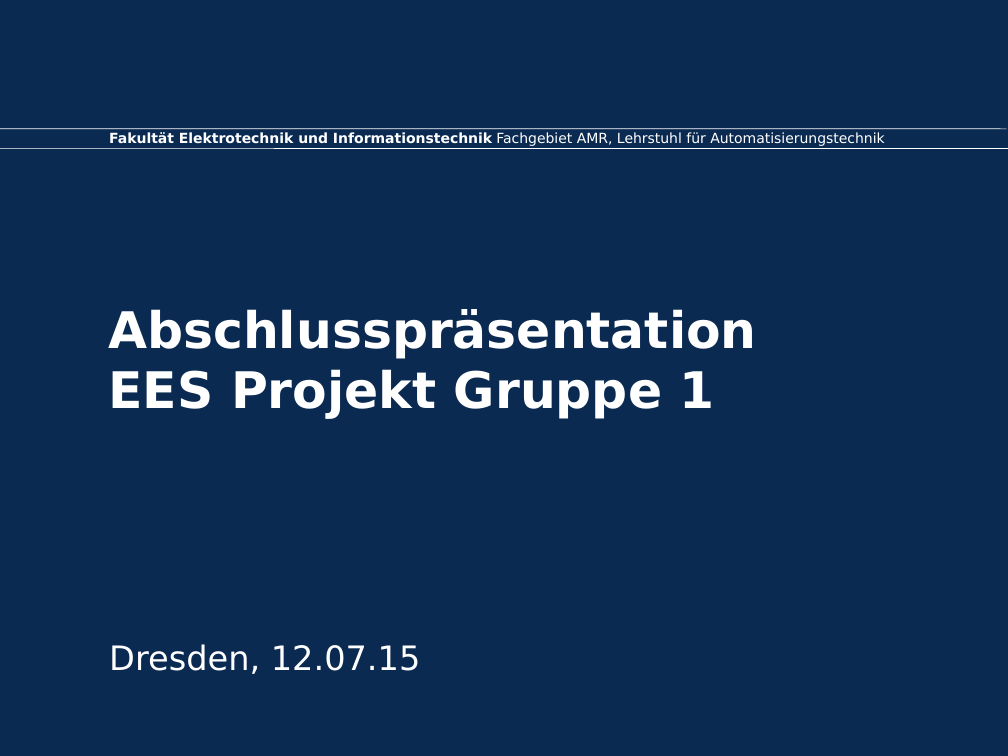
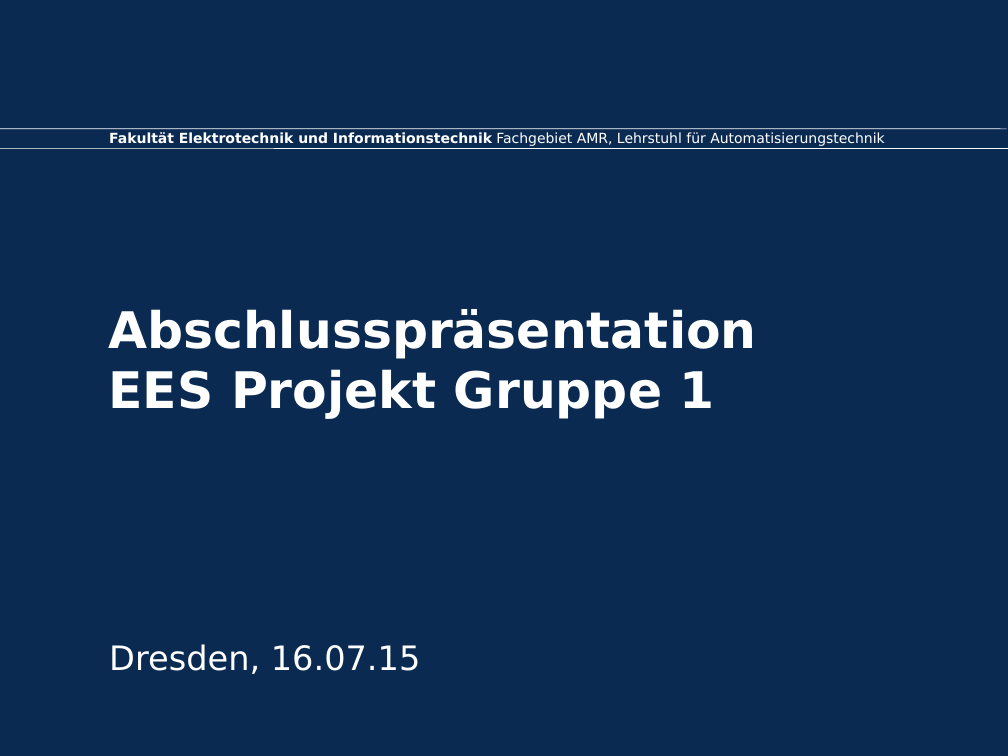
Before and after one commit to Steich91/ees15, a slide deck: slide 1 of docs/gui.odp. Drawn at 1008x756 pixels with LibreOffice and Linux fonts; fonts in the diff are those of the drawing; background and template pictures are left out. Boxes give left, top, right and bottom in pixels: in the first picture for what was removed or moved away, otherwise in the second. Text is boxed around its words. In the diff, an @@ line names an element or a change of style, - is before the commit and + after.

```diff
--- a/docs/gui.odp
+++ b/docs/gui.odp
@@ subtitle at [109,644,421,674]: text changed @@
-Dresden, 12.07.15
+Dresden, 16.07.15
```
Also in this commit, not shown: 1 other slide changed, 2 slides added, 1 other file.
